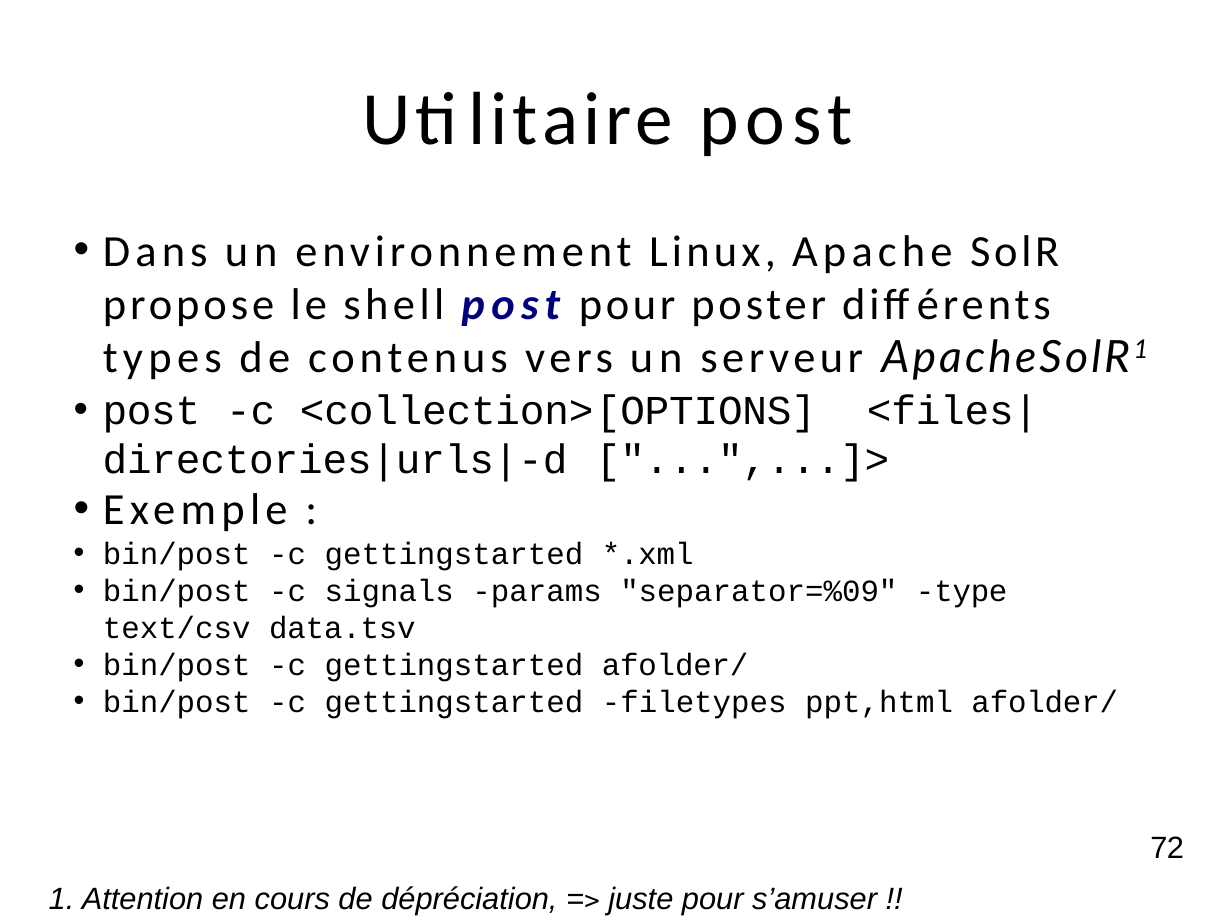
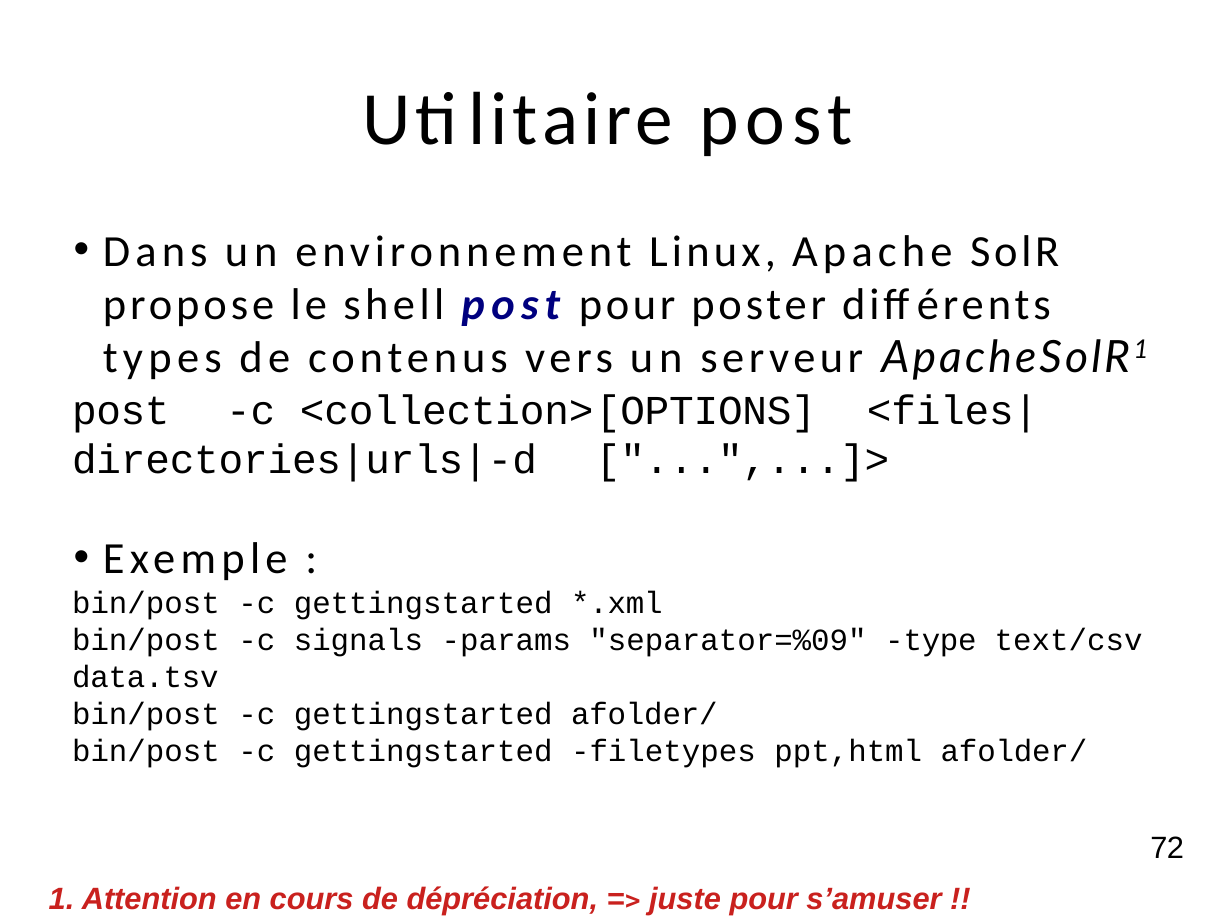
Before and after one commit to dthibau/solr, a slide deck: slide 72 of SolR.odp. Drawn at 1232x924 pixels with LibreOffice and Linux fonts; fonts in the diff are those of the drawing. Boxes give left, top, right and bottom in pixels: in the first picture for what was removed or moved away, otherwise in the second. Text is boxed around its words. In the diff, an @@ line names an element or a change of style, - is before the commit and + after.

```diff
--- a/SolR.odp
+++ b/SolR.odp
@@ text at <box>72,394,1143,768</box>: bullet • to none @@
@@ text "1. Attention en cours de ..." at <box>49,886,941,915</box>: text colour #000000 to #C9211E, bold on @@
```
Also in this commit, not shown: 19 other slides changed, 4 other files.
